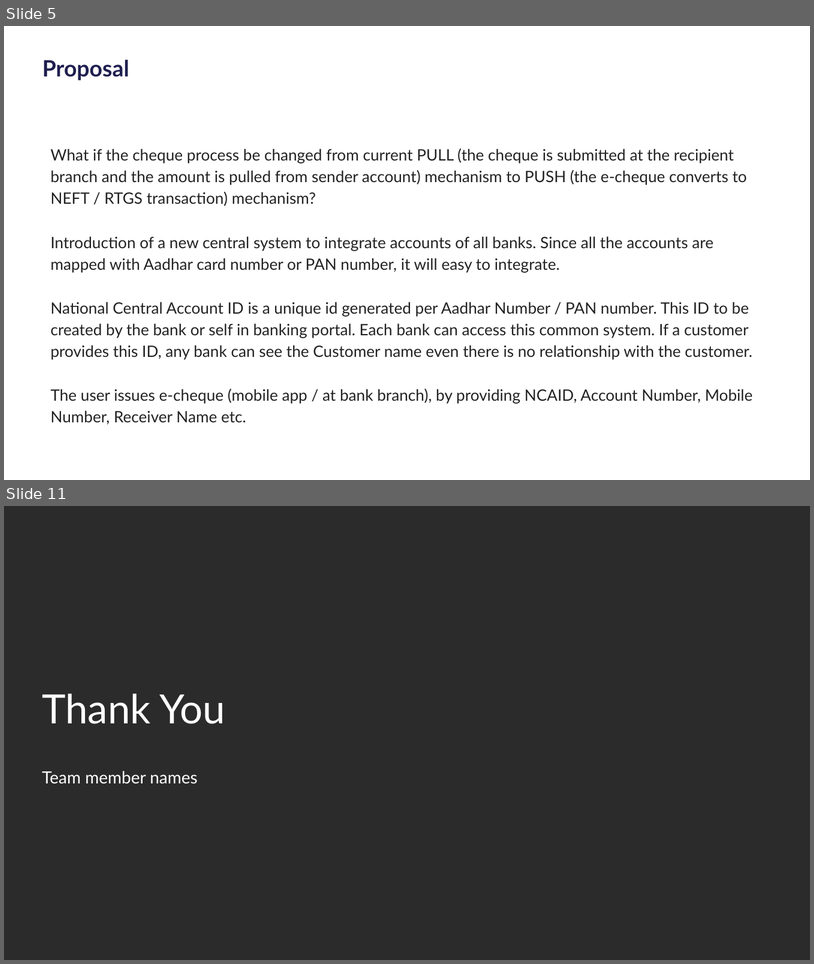
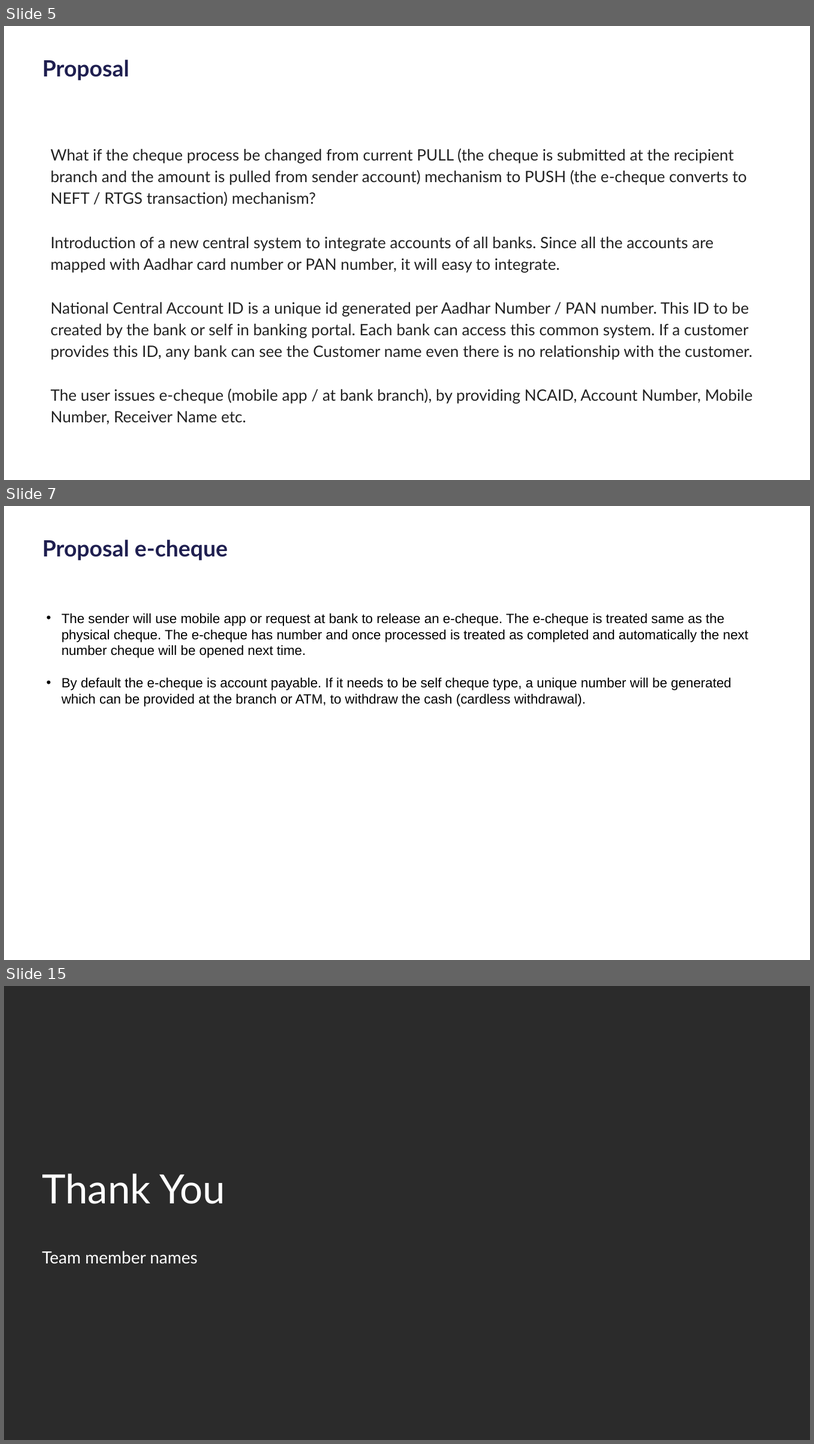
Before and after one commit to PrasantHub/BoBChequeAutomation, a slide deck: BOB_Sample_PPt_Template.pptx. Shown one above the other, each under a label of ours: slides 5 and 11 before the commit, slides 5, 7 and 15 after it; the slides between them are not shown. The pictures are 814x964 and 814x1444 pixels, drawn with LibreOffice and Linux fonts; fonts in the diff are those of the drawing; background and template pictures are left out; a plain dark background stands for a picture behind light text. Boxes give left, top, right and bottom in pixels: in the first picture for what was removed or moved away, otherwise in the second. Text is boxed around its words. In the diff, an @@ line names an element or a change of style, - is before the commit and + after.

```diff
--- a/BOB_Sample_PPt_Template.pptx
+++ b/BOB_Sample_PPt_Template.pptx
@@ slide 7 added at [4,506,810,960], background #FFFFFF; not listed: 2 template elements that a slide beside it also shows @@
@@ title added at [42,540,228,561], 20 pt, text #1F1F50, bold @@
+Proposal e-cheque
@@ text added at [62,613,749,706], 12 pt, text #000000 @@
+• The sender will use mobile app or request at bank to release an e-cheque. The e-cheque is treated same as the physical cheque. The e-cheque has number and once processed is treated as completed and automatically the next number cheque will be opened next time.
+• By default the e-cheque is account payable. If it needs to be self cheque type, a unique number will be generated which can be provided at the branch or ATM, to withdraw the cash (cardless withdrawal).
@@ what was slide 11 is now slide 15 @@
```
Also in this commit, not shown: 5 slides changed, 3 other slides added.
